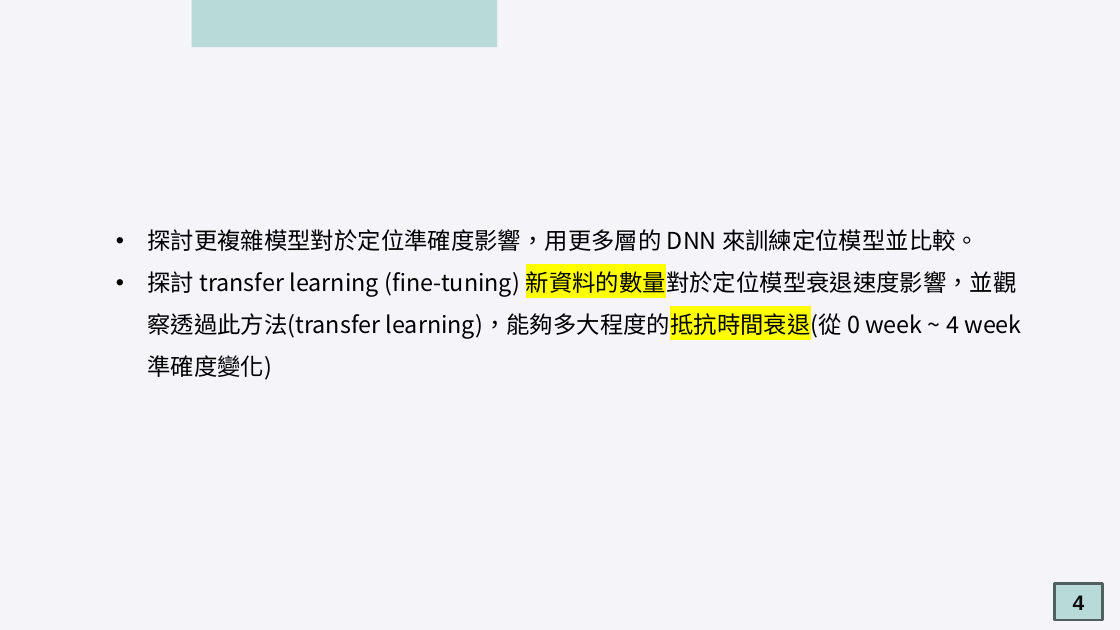
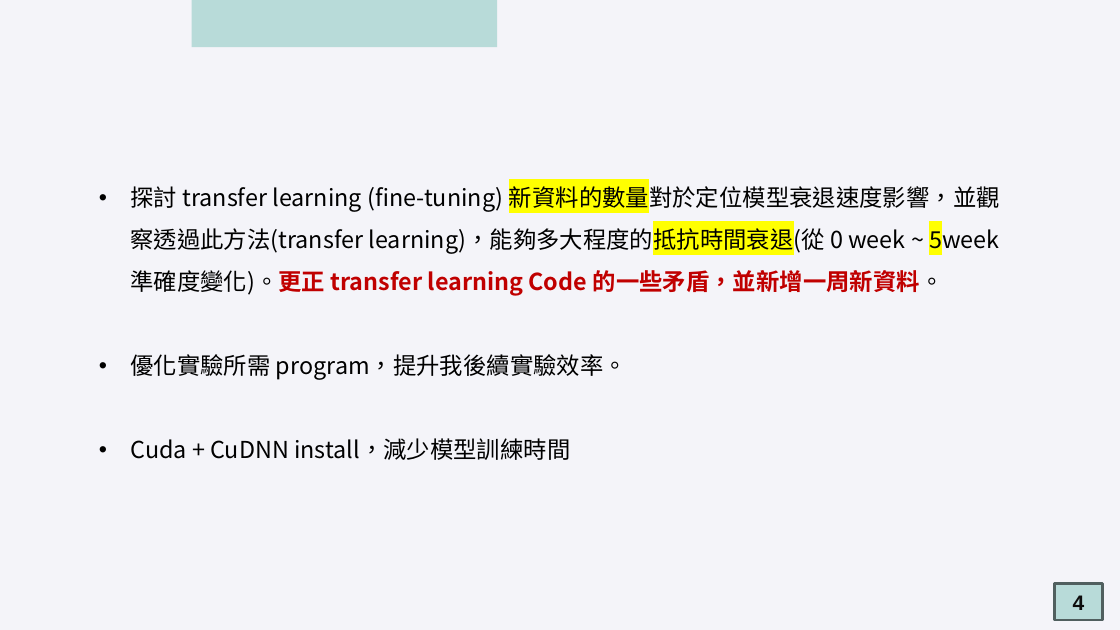
Before and after one commit to oscar9335/RTT_Research, a slide deck: slide 4 of meeting/2025-03-04/2025-03-04meeting 吳定洋.pptx. Drawn at 1120x630 pixels with LibreOffice and Linux fonts; fonts in the diff are those of the drawing. Boxes give left, top, right and bottom in pixels: in the first picture for what was removed or moved away, otherwise in the second. Text is boxed around its words. In the diff, an @@ line names an element or a change of style, - is before the commit and + after.

```diff
--- a/meeting/2025-03-04/2025-03-04meeting 吳定洋.pptx
+++ b/meeting/2025-03-04/2025-03-04meeting 吳定洋.pptx
@@ text at box(130, 182, 1000, 460): text changed @@
-• 探討更複雜模型對於定位準確度影響，用更多層的 DNN 來訓練定位模型並比較。
-• 探討 transfer learning (fine-tuning) 新資料的數量對於定位模型衰退速度影響，並觀察透過此方法(transfer learning)，能夠多大程度的抵抗時間衰退(從 0 week ~ 4 week 準確度變化)
+• 探討 transfer learning (fine-tuning) 新資料的數量對於定位模型衰退速度影響，並觀察透過此方法(transfer learning)，能夠多大程度的抵抗時間衰退(從 0 week ~ 5week 準確度變化)。更正 transfer learning Code 的一些矛盾，並新增一周新資料。
+• 優化實驗所需 program，提升我後續實驗效率。
+• Cuda + CuDNN install，減少模型訓練時間
```
Also in this commit, not shown: 7 other slides changed, 9 slides added, 16 slides removed, 6 other files.
